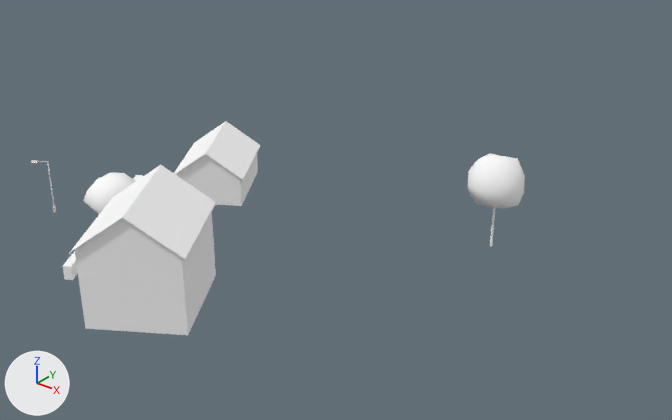
Two versions of the glTF model cities/arlov-borggatan/pack/tiles/c1_1.glb, one commit apart.
Before and after are seen from a 50 mm camera at (138.9, 16.4, 50.7) aimed at (83.2, 86.1, 7.5). Arrows for +X, +Y and +Z are at lower left; the lights stay in place. The older version comes first. Where no turn or scale is listed for an object, it has been applied to the vertices. Vertices at exactly the same position are counted once.

Objects in the first picture: 'SM_Building_w208664703', 'SM_Building_w208664728', 'SM_Street_Furniture_1_1', 'SM_Trees_1_1', 'SM_Wall_Hedge_1_1'.
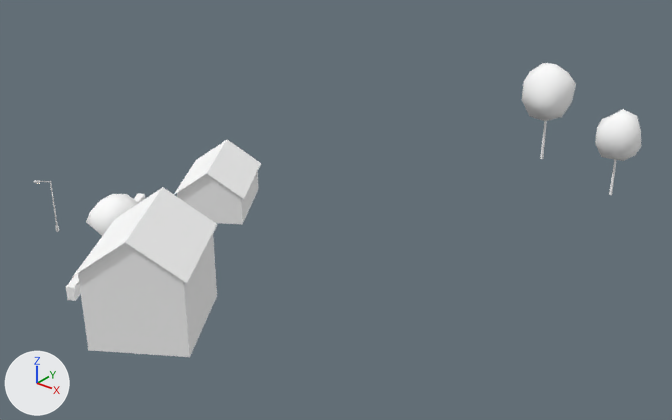
Pixel boxes [x1, y1, x2, y2] of what changed, in the pictures (672 x 420 px; the box of a moved part takes in the faces that stretch with it):
```json
{"object": "SM_Building_w208664728", "change": "moved", "before": [69, 165, 216, 333], "after": [73, 187, 217, 355]}
{"object": "SM_Trees_1_1", "change": "reshaped, moved, rescaled", "before": [83, 153, 525, 246], "after": [86, 63, 641, 236]}
{"object": "SM_Building_w208664703", "change": "moved", "before": [85, 121, 260, 335], "after": [88, 140, 261, 357]}
{"object": "SM_Wall_Hedge_1_1", "change": "moved", "before": [63, 175, 143, 280], "after": [66, 193, 145, 301], "on screen": "mostly hidden"}
{"object": "SM_Street_Furniture_1_1", "change": "moved", "before": [31, 160, 56, 213], "after": [34, 180, 59, 232]}
{"part": 1, "of": "me_sm_trees_1_1", "change": "moved or reshaped", "before": [490, 207, 495, 246], "after": [540, 121, 547, 159]}
{"part": 2, "of": "me_sm_trees_1_1", "change": "moved or reshaped", "after": [609, 160, 617, 195], "on screen": "not visible before"}
{"part": 3, "of": "me_sm_trees_1_1", "change": "moved or reshaped", "before": [83, 173, 136, 214], "after": [86, 194, 138, 236]}
{"part": 4, "of": "me_sm_trees_1_1", "change": "added", "after": [522, 63, 576, 121]}
{"part": 5, "of": "me_sm_trees_1_1", "change": "added", "after": [595, 109, 641, 161]}
{"part": 6, "of": "me_sm_trees_1_1", "change": "deleted", "before": [468, 153, 525, 209]}
```

The change, as JSON lines over the scene's bpy script:
```json
{"block": "me_sm_trees_1_1", "where": "# used by ob_sm_trees_1_1; location = (86.46, 77.77, 12.1); scale = (16.1, 16.1, 16.1)"}
{"op": "remove", "block": "me_sm_trees_1_1", "code": "me_sm_trees_1_1.from_pydata(...)  # 276 vertices, 504 faces; spans x -1.0..1.0, y -0.91..0.91, z -0.3..0.3"}
{"op": "add", "block": "me_sm_trees_1_1", "code": "me_sm_trees_1_1.from_pydata(...)  # 414 vertices, 756 faces; spans x -0.6..0.6, y -1.0..1.0, z -0.22..0.22"}
{"block": "me_sm_trees_1_1", "change": "me_sm_trees_1_1 part 1: the loose piece of 12 vertices spanning x 0.82..0.84, y 0.73..0.75, z -0.3..-0.04 is scaled about its middle by (0.732, 0.731, 0.707), then moved by (-0.71, 0.14, 0.05)"}
{"block": "me_sm_trees_1_1", "change": "me_sm_trees_1_1 part 2: the loose piece of 12 vertices spanning x -0.86..-0.84, y -0.75..-0.74, z -0.26..-0.05 is scaled about its middle by (0.617, 0.614, 0.723), then moved by (1.36, 1.48, 0.01)"}
{"block": "me_sm_trees_1_1", "change": "me_sm_trees_1_1 part 3: the loose piece of 42 vertices spanning x -1.0..-0.69, y -0.91..-0.57, z -0.05..0.23 is scaled about its middle by 0.558, then moved by (0.34, -0.16, -0.09)"}
{"block": "me_sm_trees_1_1", "change": "me_sm_trees_1_1 part 4: a new loose piece of 42 vertices spanning x 0.01..0.23, y 0.77..1.0, z -0.04..0.22, in mat_m_leaf (white #ffffff)"}
{"block": "me_sm_trees_1_1", "change": "me_sm_trees_1_1 part 5: a new loose piece of 42 vertices spanning x 0.42..0.6, y 0.65..0.83, z -0.06..0.15, in mat_m_leaf (white #ffffff)"}
{"block": "me_sm_trees_1_1", "change": "me_sm_trees_1_1 part 6: the loose piece of 42 vertices spanning x 0.67..1.0, y 0.55..0.91, z -0.04..0.3 is deleted"}
{"block": "me_sm_trees_1_1", "change": "other edits to the shape of me_sm_trees_1_1 do not show in these pictures"}
{"op": "set", "path": "ob_sm_building_w208664703.location", "old": "(76.01, 71.87, 10.5)", "new": "(76.01, 71.87, 8.28)"}
{"op": "set", "path": "ob_sm_building_w208664728.location", "old": "(81.94, 61.8, 12.9)", "new": "(81.94, 61.8, 10.7)"}
{"op": "set", "path": "ob_sm_street_furniture_1_1.location", "old": "(60.65, 66.03, 10.95)", "new": "(60.65, 66.03, 8.72)"}
{"op": "set", "path": "ob_sm_trees_1_1.location", "old": "(86.46, 77.77, 12.1)", "new": "(87.56, 91.97, 11.28)"}
{"op": "set", "path": "ob_sm_trees_1_1.scale", "old": "(16.1, 16.1, 16.1)", "new": "(29.0, 29.0, 29.0)"}
{"op": "set", "path": "ob_sm_wall_hedge_1_1.location", "old": "(68.37, 67.73, 8.55)", "new": "(68.37, 67.73, 6.33)"}
```
